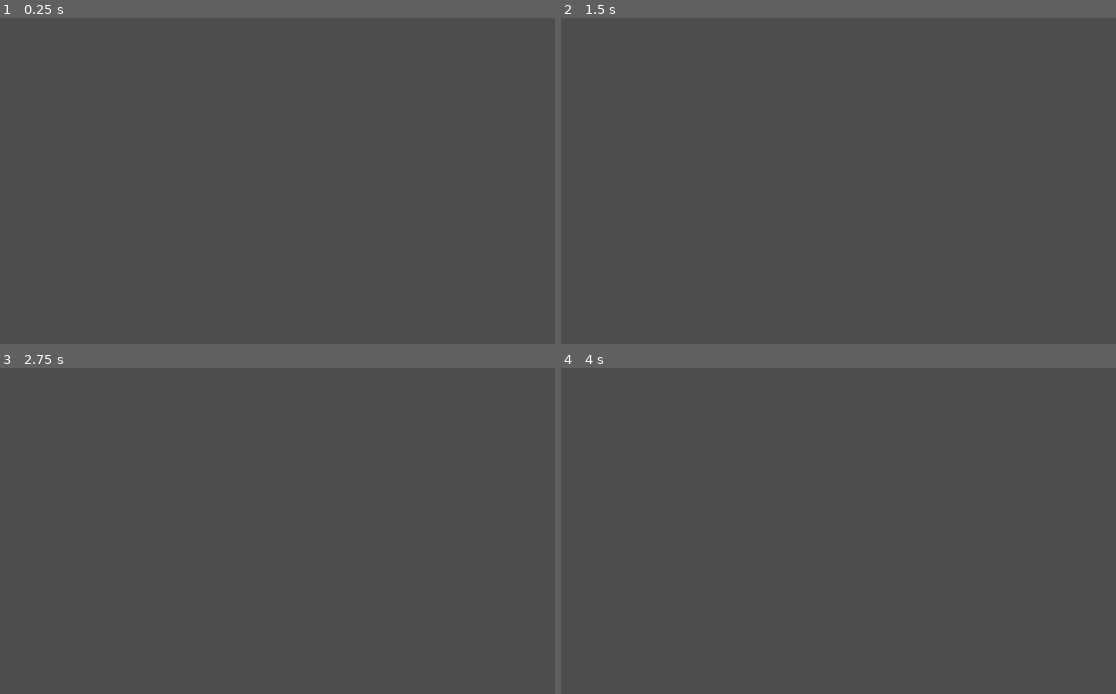
Above: before the commit, frames 1-4 (two rows, left to right).
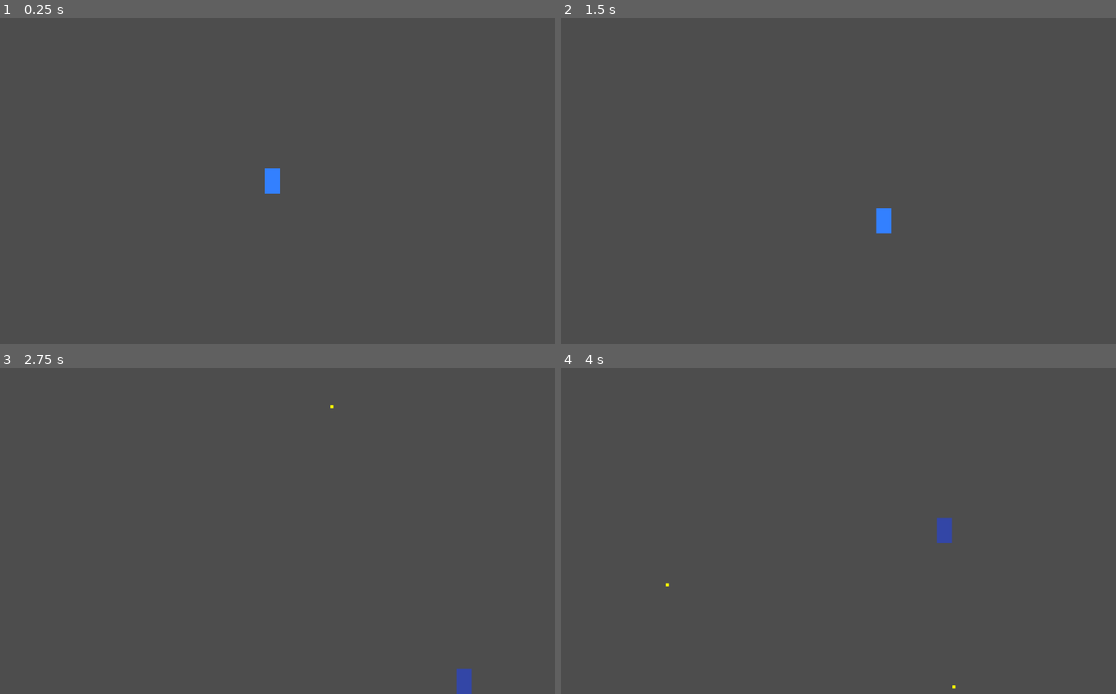
Above: after the commit, the same moments.

Repository: Michael-B-Li/game-jam
Game: Godot game, scene res://gun_test.tscn
Same seed, same stepped clock (60 frames per second), same inputs: the game is played once before the commit and once after it. Before the commit the project starts from res://player.tscn.
Inputs (mouse positions are in pixels of both pictures, inside the frame that each line leads up to):
- Up to frame 1 (0.25 s): no input
- Up to frame 2 (1.5 s): tap Enter at 0.5 s; move the mouse to (960, 164) at 0.52 s; press the mouse at (960, 164) at 0.53 s; hold D (move_right) 0.53-1.28 s; move the mouse to (716, 197) at 1.27 s; release the mouse at (716, 197) at 1.28 s; hold S (move_down) from 1.28 s (still down); tap Q (glitch_1) at 1.35 s
- Up to frame 3 (2.75 s): click (155, 547) at 1.55 s; move the mouse to (333, 459) at 2.02 s; release S (move_down) at 2.03 s; press the mouse at (333, 459) at 2.03 s; hold D (move_right) from 2.03 s (still down); tap E (glitch_2) at 2.1 s
- Up to frame 4 (4 s): move the mouse to (805, 596) at 2.77 s; release D (move_right) at 2.78 s; release the mouse at (805, 596) at 2.78 s; hold W (move_up) 2.78-3.53 s; tap F (glitch_3) at 2.85 s; click (805, 596) at 3.05 s; move the mouse to (1005, 579) at 3.52 s; press the mouse at (1005, 579) at 3.53 s; hold A (move_left) from 3.53 s (still down); tap Z (glitch_4) at 3.6 s

The runs differ from the first frame. In frame 1, 0.2% of the frame differs, in the area x 47-51%, y 46-54%; in frame 2, 0.2%; in frame 3, 0.2%; in frame 4, 0.2%, in the area x 18-72%, y 45-99%.

Commit message:
player shooting

Diff:
--- a/guns/gun_controller.gd
+++ b/guns/gun_controller.gd
@@ -18,18 +18,24 @@
 
 func _ready() -> void:
 	# Initialize ammo for all guns
+	initialize_ammo()
+
+func initialize_ammo() -> void:
+	# Initialize ammo for all guns
 	for gun in available_guns:
-		if gun.ammo_capacity > 0:
-			gun_ammo[gun] = gun.ammo_capacity
-		else:
-			gun_ammo[gun] = -1
+		if not gun_ammo.has(gun):
+			if gun.ammo_capacity > 0:
+				gun_ammo[gun] = gun.ammo_capacity
+			else:
+				gun_ammo[gun] = -1
 
 	# Set current gun ammo
 	if current_gun:
-		if current_gun.ammo_capacity > 0:
-			gun_ammo[current_gun] = current_gun.ammo_capacity
-		else:
-			gun_ammo[current_gun] = -1
+		if not gun_ammo.has(current_gun):
+			if current_gun.ammo_capacity > 0:
+				gun_ammo[current_gun] = current_gun.ammo_capacity
+			else:
+				gun_ammo[current_gun] = -1
 
 func _process(delta: float) -> void:
 	if not current_gun:
@@ -65,6 +71,7 @@
 func shoot() -> void:
 	if not bullet_scene:
 		push_warning("No bullet scene assigned to GunController")
+		print("ERROR: No bullet scene!")
 		return
 
 	# Check ammo
@@ -72,6 +79,7 @@
 		var current_ammo = gun_ammo.get(current_gun, 0)
 		if current_ammo <= 0:
 			# Out of ammo - can't shoot
+			print("Out of ammo! Current ammo: ", current_ammo)
 			return
 		gun_ammo[current_gun] = current_ammo - 1
 		ammo_changed.emit(gun_ammo[current_gun], current_gun.ammo_capacity)
@@ -85,11 +93,14 @@
 	var mouse_pos: Vector2 = get_global_mouse_position()
 	var shoot_direction: Vector2 = (mouse_pos - global_position).normalized()
 
+	print("Shooting! Mouse: ", mouse_pos, " Player: ", global_position, " Direction: ", shoot_direction)
+
 	# Spawn bullets based on bullet_count
 	for i in range(current_gun.bullet_count):
 		var bullet: Bullet = bullet_scene.instantiate()
 		get_tree().root.add_child(bullet)
 		bullet.global_position = global_position
+		print("Spawned bullet at: ", bullet.global_position)
 
 		# Calculate spread
 		var angle_offset: float = 0.0
--- a/player.gd
+++ b/player.gd
@@ -23,15 +23,22 @@
 	gun_controller = GunController.new()
 	add_child(gun_controller)
 
+	# Load bullet scene - create bullet.tscn in Godot editor if not exists
+	if ResourceLoader.exists("res://guns/bullet.tscn"):
+		gun_controller.bullet_scene = load("res://guns/bullet.tscn")
+		print("Bullet scene loaded successfully")
+	else:
+		push_warning("bullet.tscn not found. Create it in Godot editor or shooting won't work.")
+		print("ERROR: bullet.tscn not found!")
+
 	# Add all available guns
 	gun_controller.available_guns = GunPresets.get_all_guns()
 	gun_controller.current_gun = gun_controller.available_guns[0]
 
-	# Load bullet scene - create bullet.tscn in Godot editor if not exists
-	if ResourceLoader.exists("res://guns/bullet.tscn"):
-		gun_controller.bullet_scene = load("res://guns/bullet.tscn")
-	else:
-		push_warning("bullet.tscn not found. Create it in Godot editor or shooting won't work.")
+	# Initialize ammo after guns are set (in case _ready() already ran)
+	gun_controller.initialize_ammo()
+
+	print("Gun controller setup complete. Current gun: ", gun_controller.current_gun.gun_name)
 
 	# Connect gun signals for UI updates (optional)
 	gun_controller.gun_switched.connect(_on_gun_switched)
--- a/project.godot
+++ b/project.godot
@@ -11,7 +11,7 @@
 [application]
 
 config/name="accessible game"
-run/main_scene="uid://brop5juemvf1j"
+run/main_scene="res://gun_test.tscn"
 config/features=PackedStringArray("4.5", "Forward Plus")
 config/icon="res://icon.svg"
 
Not shown, added: Assets/temp.png.import
